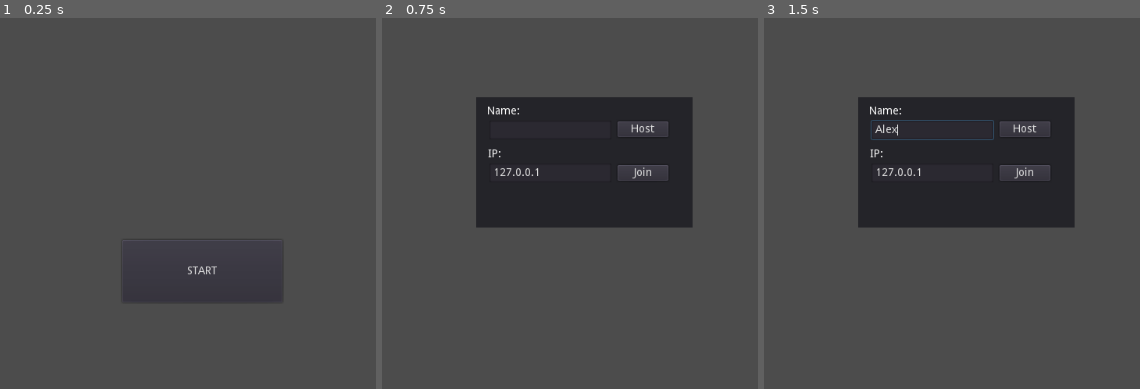
Above: before the commit, frames 1-3 (left to right).
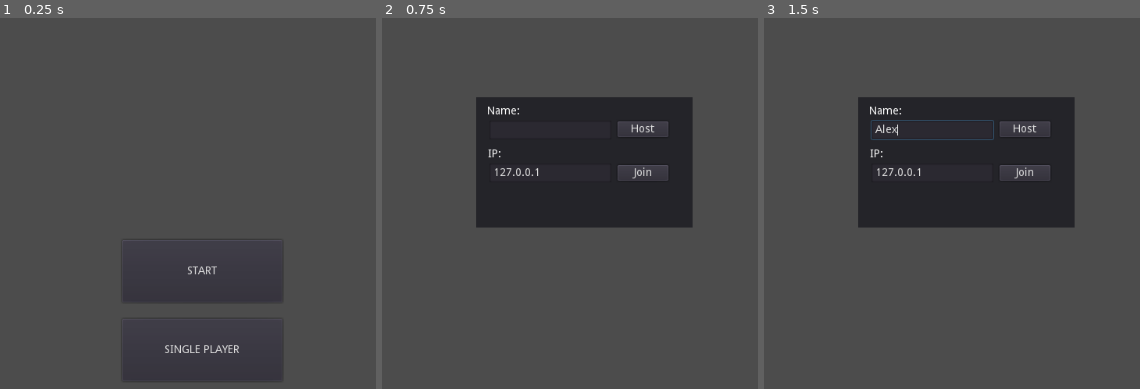
Above: after the commit, the same moments.

Repository: davesilva/ludum-dare-56
Game: Godot game, scene res://game/MAIN.tscn
The game is run twice, just before and just after one commit, with the same random seed, the same clock (stepped at 60 frames per second) and the same inputs.
Inputs (mouse positions are in pixels of both pictures, inside the frame that each line leads up to):
- Up to frame 1 (0.25 s): no input
- Up to frame 2 (0.75 s): click "START" at 0.5 s
- Up to frame 3 (1.5 s): click (933, 129) at 1.27 s; type "Alex" at 1.35 s

The runs differ from the first frame. In frame 1, 0.3% of the frame differs, in the area x 34-73%, y 88-98%; in frame 2, nothing differs; in frame 3, nothing differs.

Commit message:
Add temp single-player button to bypass lobby

Diff:
--- a/game/contexts/title_context/title_context.gd
+++ b/game/contexts/title_context/title_context.gd
@@ -4,6 +4,7 @@
 const CONTEXT_ID = "context.title"
 
 onready var start_button = $start_button
+onready var single_player_button = $single_player_button
 
 func context_id_string() -> String:
 	return CONTEXT_ID
@@ -11,12 +12,17 @@
 
 func _ready():
 	start_button.connect("pressed", self, "_on_start_clicked")
+	single_player_button.connect("pressed", self, "_on_single_player_clicked")
 
 
 func _on_start_clicked():
 	_on_go_to_game_pressed()
 
 
+func _on_single_player_clicked():
+	change_context(GameplayContext.CONTEXT_ID)
+
+
 func _on_go_to_game_pressed():
 	print('hello')
 	change_context(LobbyContext.CONTEXT_ID)
--- a/game/contexts/title_context/title_context.tscn
+++ b/game/contexts/title_context/title_context.tscn
@@ -12,3 +12,12 @@
 anchor_bottom = 0.8
 margin_top = -20.0
 text = "START"
+
+[node name="single_player_button" type="Button" parent="."]
+anchor_left = 0.4
+anchor_top = 0.7
+anchor_right = 0.6
+anchor_bottom = 0.8
+margin_top = 81.0
+margin_bottom = 101.0
+text = "SINGLE PLAYER"
